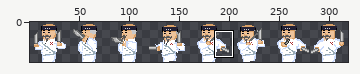
One commit to this sprite sheet: assets/chef2.png. The first picture is a wide view before the edit; the outline marks the close-up.
Close-up. Earlier state:
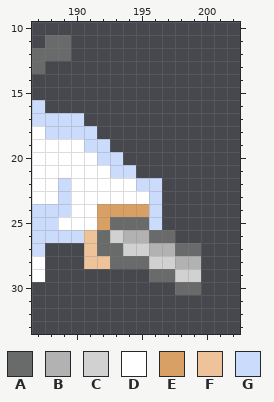
The file is 320x40 pixels. Shown: x 187..202, y 10..33. The wide view leaves out empty margins. The commit also changed other parts of the picture, which this record leaves out.
Palette (. is transparent): A #696a6a  B #b2b2b2  C #d1d1d1  D #ffffff  E #d9a066  F #eec39a  G #cbdbfc
Pixels before, first column x 187:
11 .AA..........
12 AAA..........
13 A............
14 .............
15 .............
16 G............
17 GGGG.........
18 DGGGG........
19 DDDDGG.......
20 DDDDDGG......
21 DDDDDDGG.....
22 DDGDDDDDGG...
23 DDGDDDDDDG...
24 GGGDDEEEEG...
25 GGDDDEAAAG...
26 GGGGFACBBAA..
27 G...FAACCBBAA
28 D...FFAAACCBB
29 D........AACC
30 ...........AA
After:
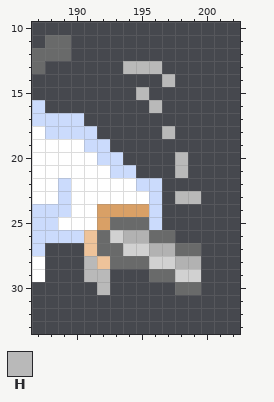
Colours new in this view: H #b9b9b9
What changed:
The author put colour H in row 13 at x 194 to 196; in row 14 at x 197; in row 15 at x 195; in row 16 at x 196; in row 18 at x 197; in rows 20 to 21 at x 198.
The author put colour H in row 23 at x 198 to 199; in row 29 at x 191 to 192; in row 30 at x 192.
Colour F becomes colour H in row 28 at x 191.
Changed places in both close-ups, as pixel boxes (x1, y1, x2, y2):
added: (123, 61, 201, 204)
changed: (84, 256, 110, 295)
